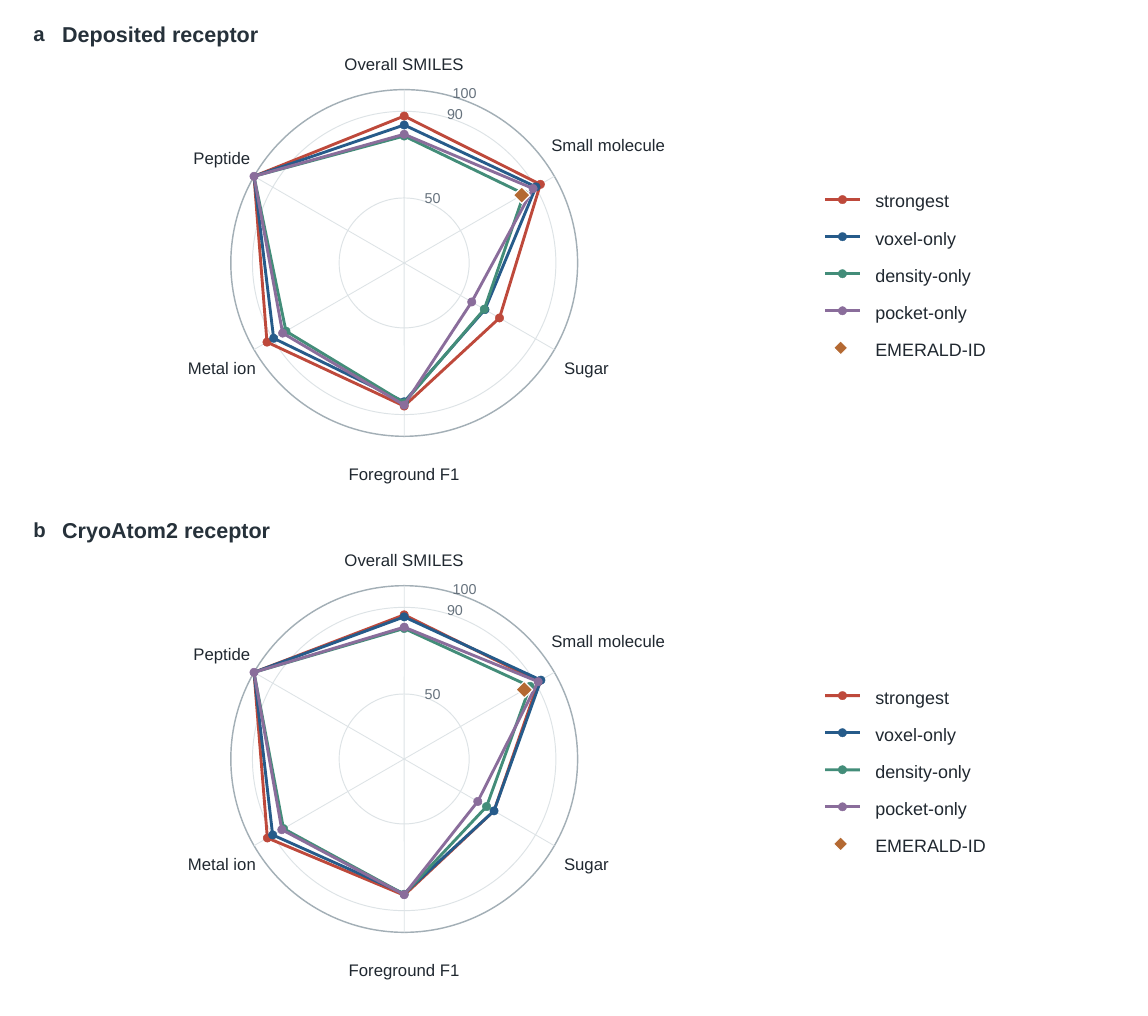
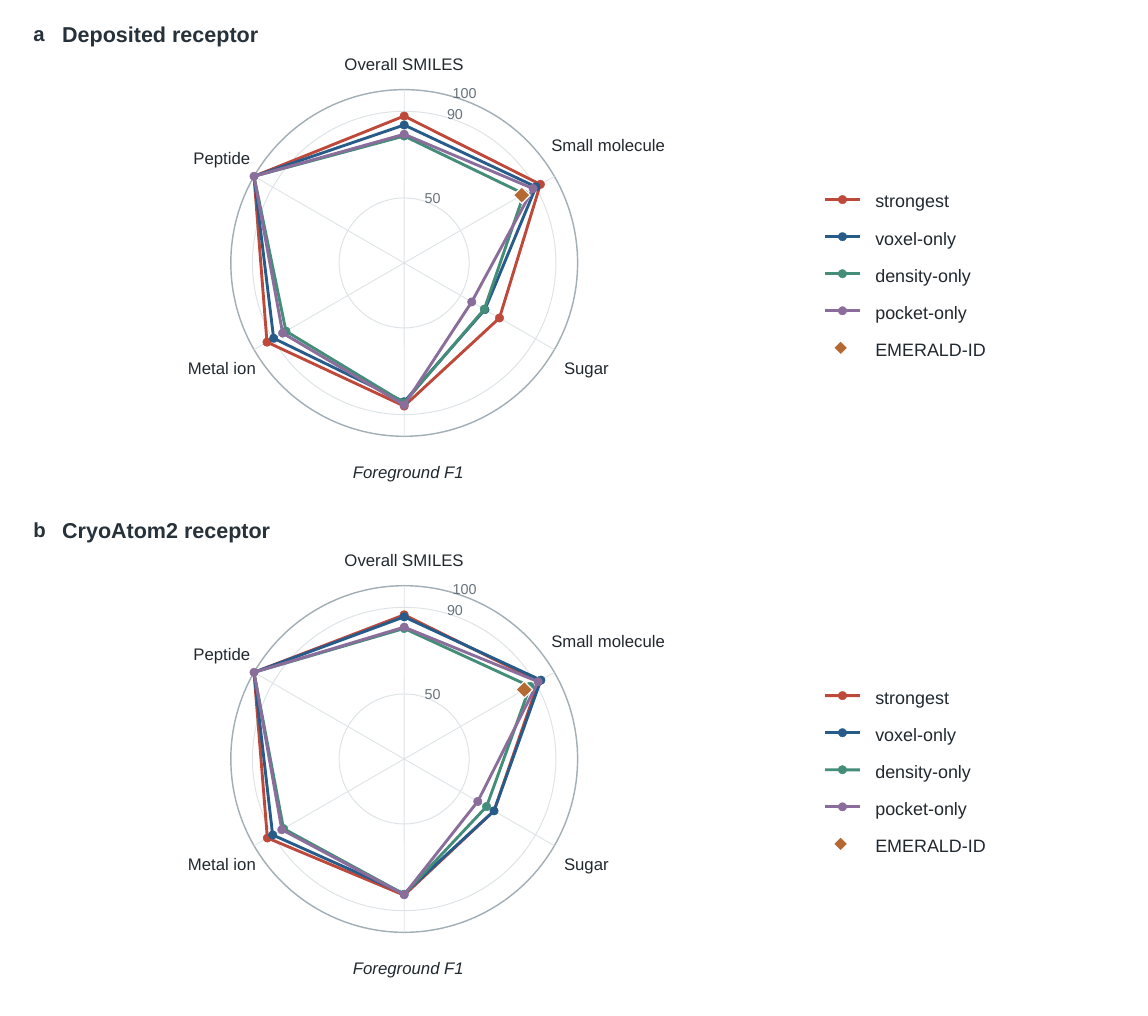
Before and after one commit to Hongen-Peng200412/----, a slide deck: slide 1 of 画图/stage2结果_忽视2+2例子.pptx. Drawn at 1148x1016 pixels with LibreOffice and Linux fonts; fonts in the diff are those of the drawing. Boxes give left, top, right and bottom in pixels: in the first picture for what was removed or moved away, otherwise in the second. Text is boxed around its words. In the diff, an @@ line names an element or a change of style, - is before the commit and + after.

```diff
--- a/画图/stage2结果_忽视2+2例子.pptx
+++ b/画图/stage2结果_忽视2+2例子.pptx
@@ text "Foreground F1" at [353,466,464,482]: italic on @@
@@ text "Foreground F1" at [353,962,464,978]: italic on @@
```
Also in this commit, not shown: 14 other files.
